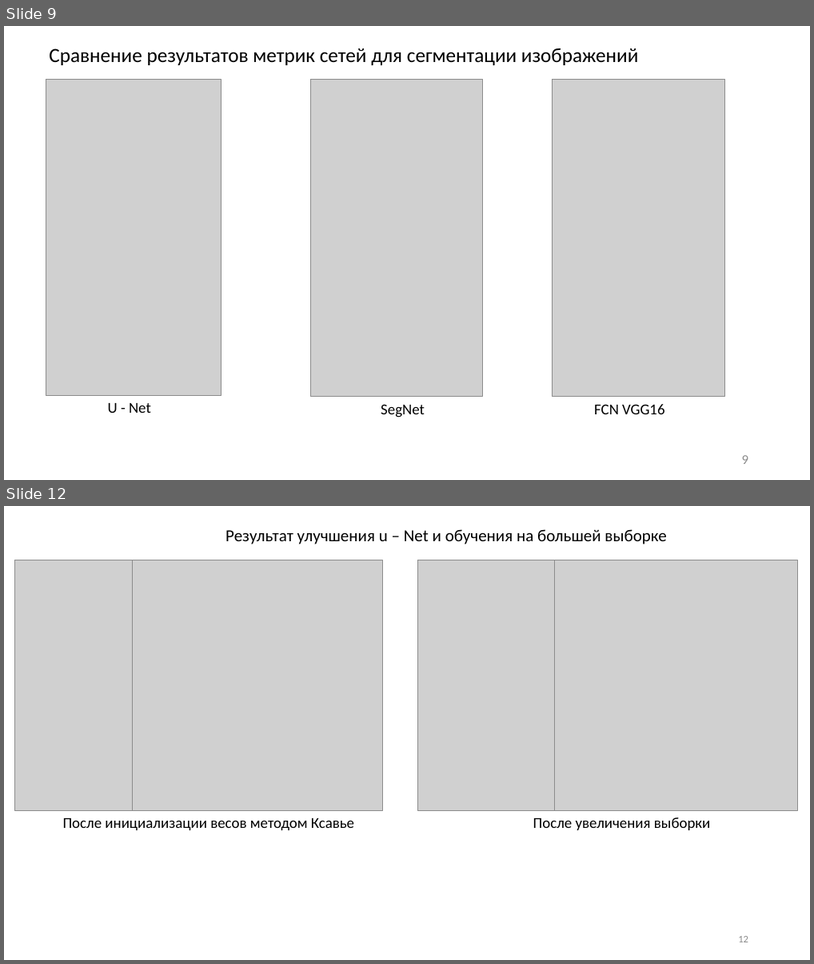
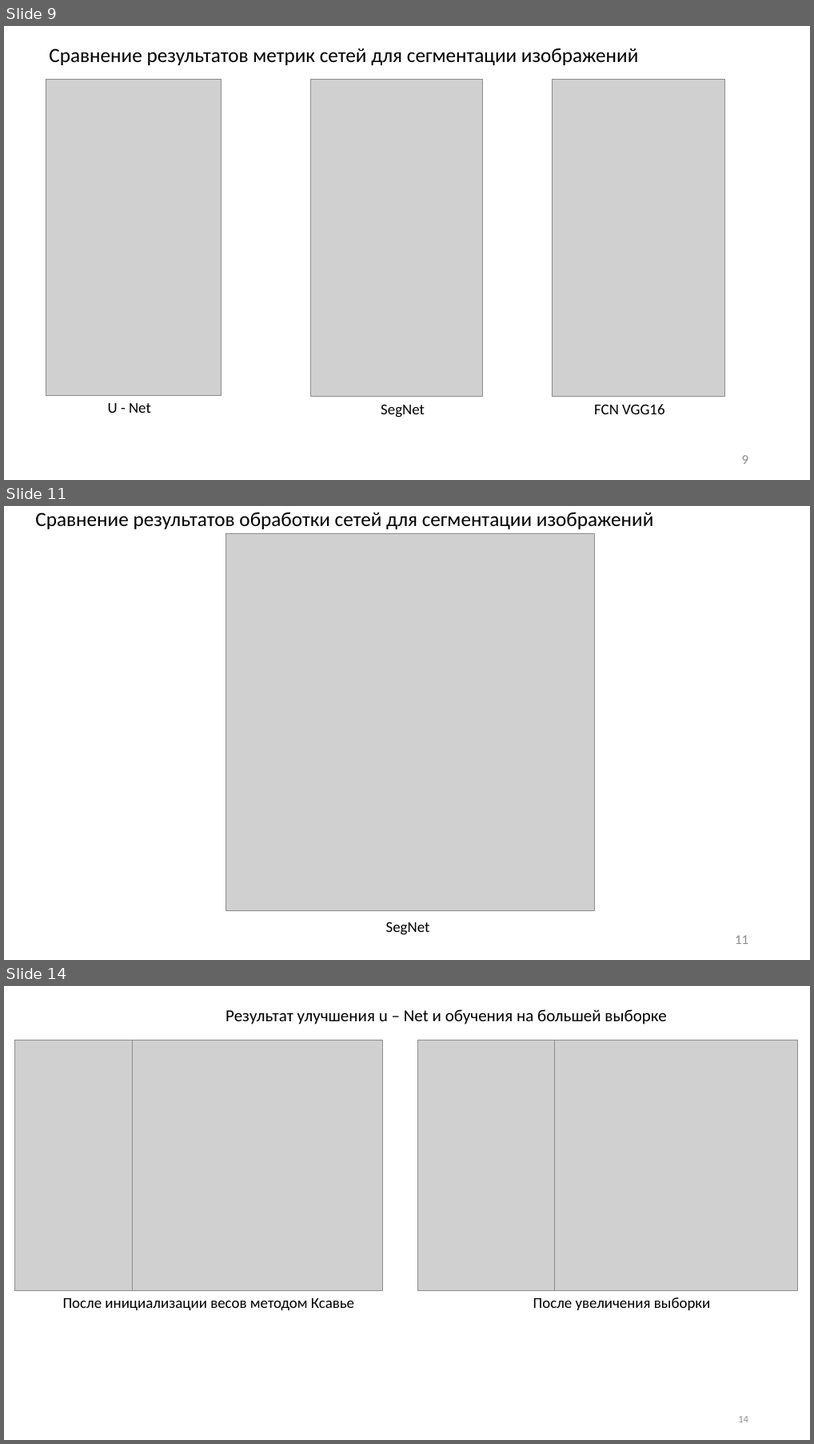
Before and after one commit to JacKira/Airbus_ship_detection, a slide deck: Отчет/ВКР презентация.pptx. Shown one above the other, each under a label of ours: slides 9 and 12 before the commit, slides 9, 11 and 14 after it; the slides between them are not shown. The pictures are 814x964 and 814x1444 pixels, drawn with LibreOffice and Linux fonts; fonts in the diff are those of the drawing; grey boxes stand for pictures. Boxes give left, top, right and bottom in pixels: in the first picture for what was removed or moved away, otherwise in the second. Text is boxed around its words. In the diff, an @@ line names an element or a change of style, - is before the commit and + after.

```diff
--- a/Отчет/ВКР презентация.pptx
+++ b/Отчет/ВКР презентация.pptx
@@ slide 11 added at box(4, 506, 810, 960), background #FFFFFF @@
@@ text added at box(35, 512, 654, 529), 24 pt, text #000000 @@
+Сравнение результатов обработки сетей для сегментации изображений
@@ picture added at box(226, 534, 595, 910) @@
@@ text added at box(386, 921, 430, 935), 18 pt, text #000000 @@
+SegNet
@@ page number added at box(735, 935, 749, 944), 16 pt, text #8C8C8C @@
+11
@@ what was slide 12 is now slide 14 @@
@@ page number at box(738, 1416, 749, 1422): text changed @@
-12
+14
```
Also in this commit, not shown: 4 slides changed, 1 other slide added.
